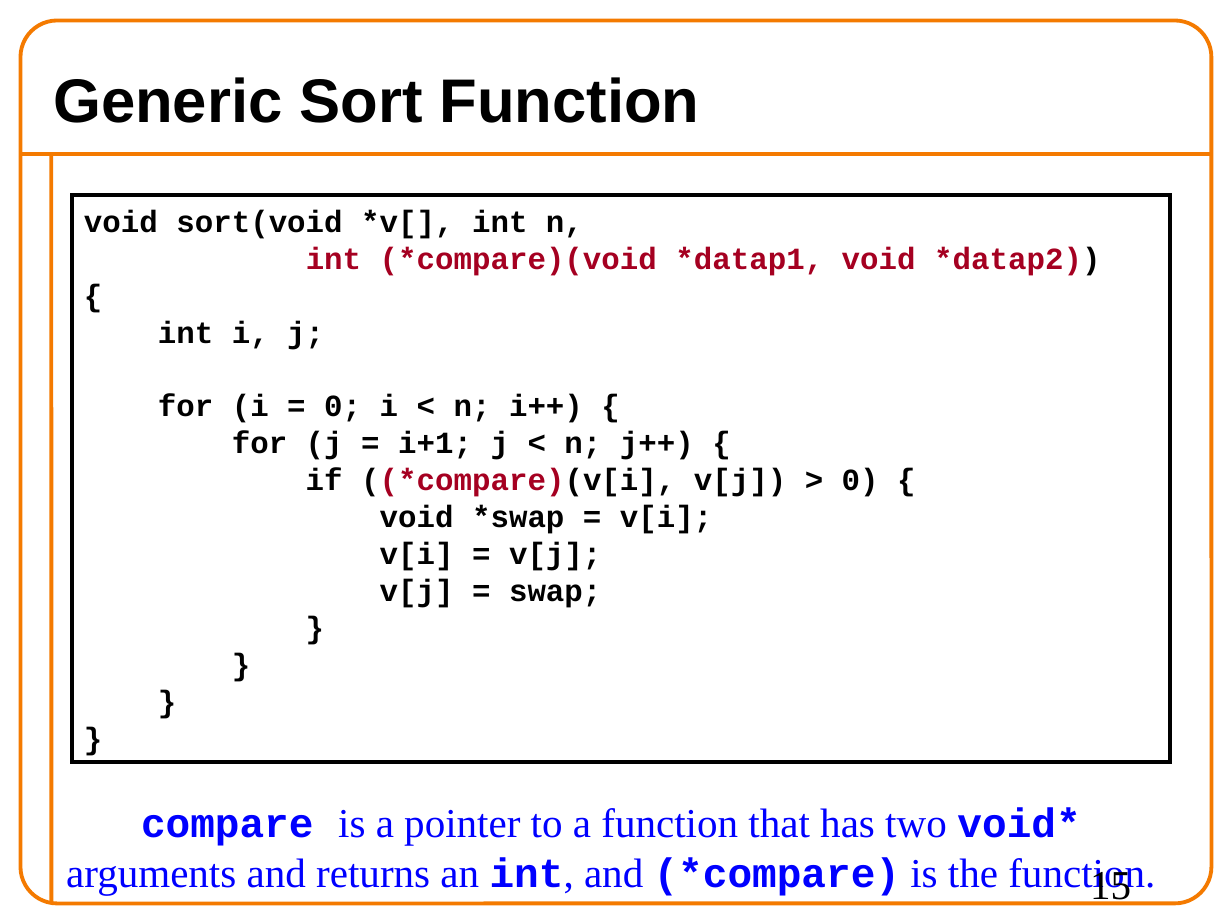
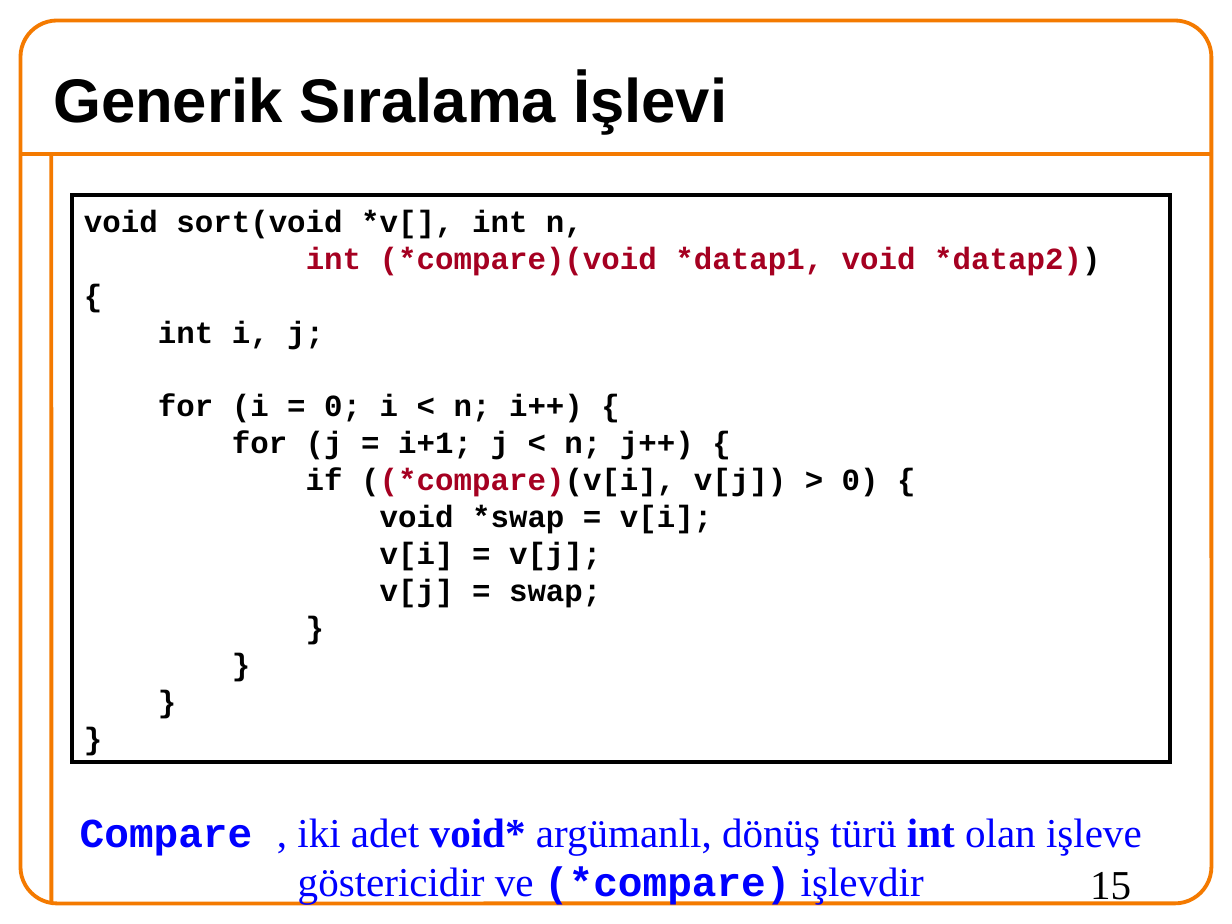
Before and after one commit to 19ceng/ceng201pro, a slide deck: slide 15 of 08funPointADT.odp. Drawn at 1232x924 pixels with LibreOffice and Linux fonts; fonts in the diff are those of the drawing; background and template pictures are left out. Boxes give left, top, right and bottom in pixels: in the first picture for what was removed or moved away, otherwise in the second. Text is boxed around its words. In the diff, an @@ line names an element or a change of style, - is before the commit and + after.

Commit message:
08funPointADT: OK

```diff
--- a/08funPointADT.odp
+++ b/08funPointADT.odp
@@ title at (x1=53, y1=72, x2=727, y2=133): text changed @@
-Generic Sort Function
+Generik Sıralama İşlevi
@@ text at (x1=80, y1=818, x2=1142, y2=906): text changed @@
-compare is a pointer to a function that has two void* arguments and returns an int, and (*compare) is the function.
+Compare , iki adet void* argümanlı, dönüş türü int olan işleve göstericidir ve (*compare) işlevdir
```
Also in this commit, not shown: 16 other slides changed, 9 slides added, 9 slides removed.
